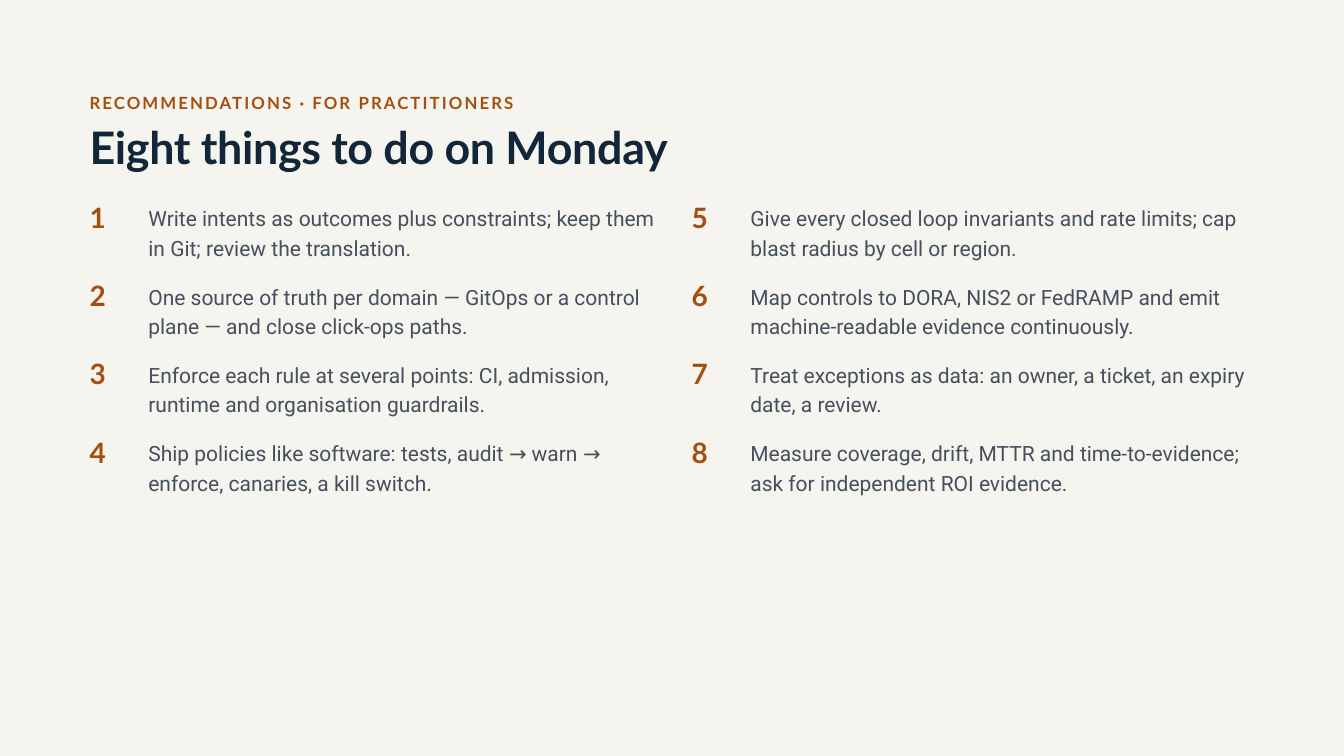
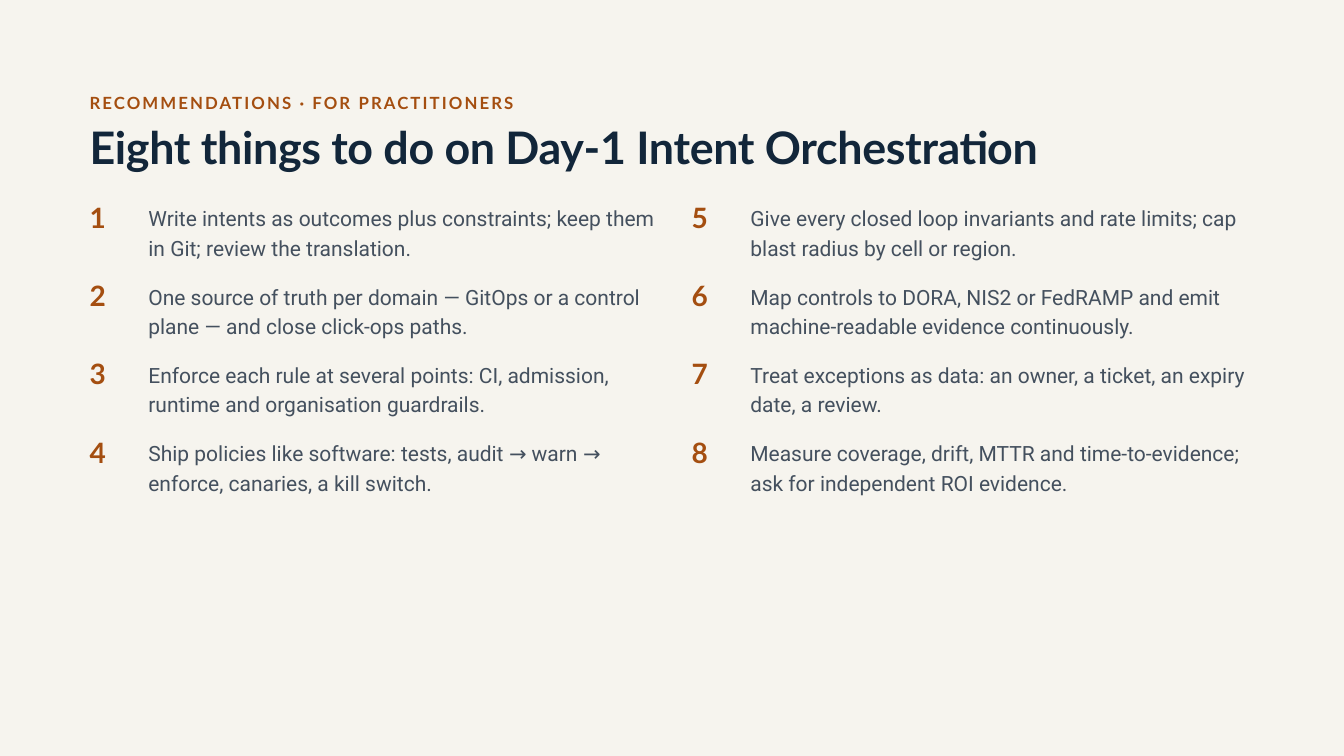
Before and after one commit to SannioEvolution/Material, a slide deck: slide 42 of 22 - Intent-Based Cloud Orchestration & Policy-as-Code for Compliance.pptx (slide 45 before the commit). Drawn at 1344x756 pixels with LibreOffice and Linux fonts; fonts in the diff are those of the drawing. Boxes give left, top, right and bottom in pixels: in the first picture for what was removed or moved away, otherwise in the second. Text is boxed around its words. In the diff, an @@ line names an element or a change of style, - is before the commit and + after.

```diff
--- a/22 - Intent-Based Cloud Orchestration & Policy-as-Code for Compliance.pptx
+++ b/22 - Intent-Based Cloud Orchestration & Policy-as-Code for Compliance.pptx
@@ title at box(90, 130, 1038, 172): text changed @@
-Eight things to do on Monday
+Eight things to do on Day-1 Intent Orchestration
```
Also in this commit, not shown: 8 other slides changed, 6 slides added, 4 slides removed, 1 other file.
